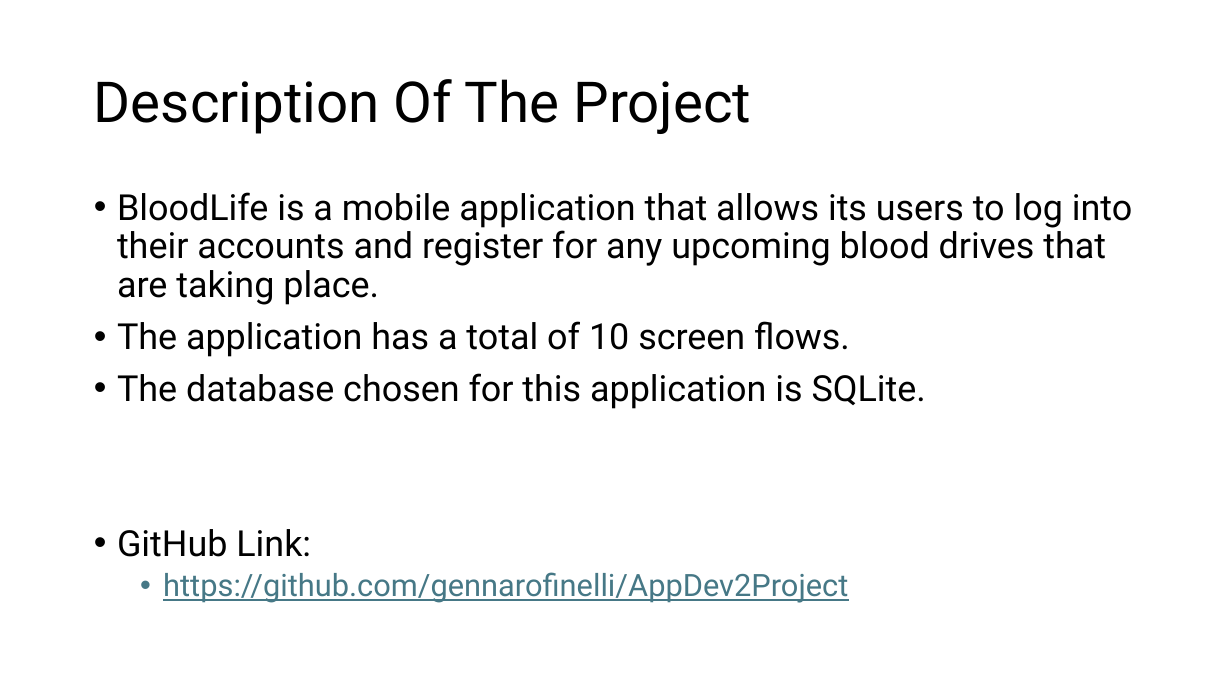
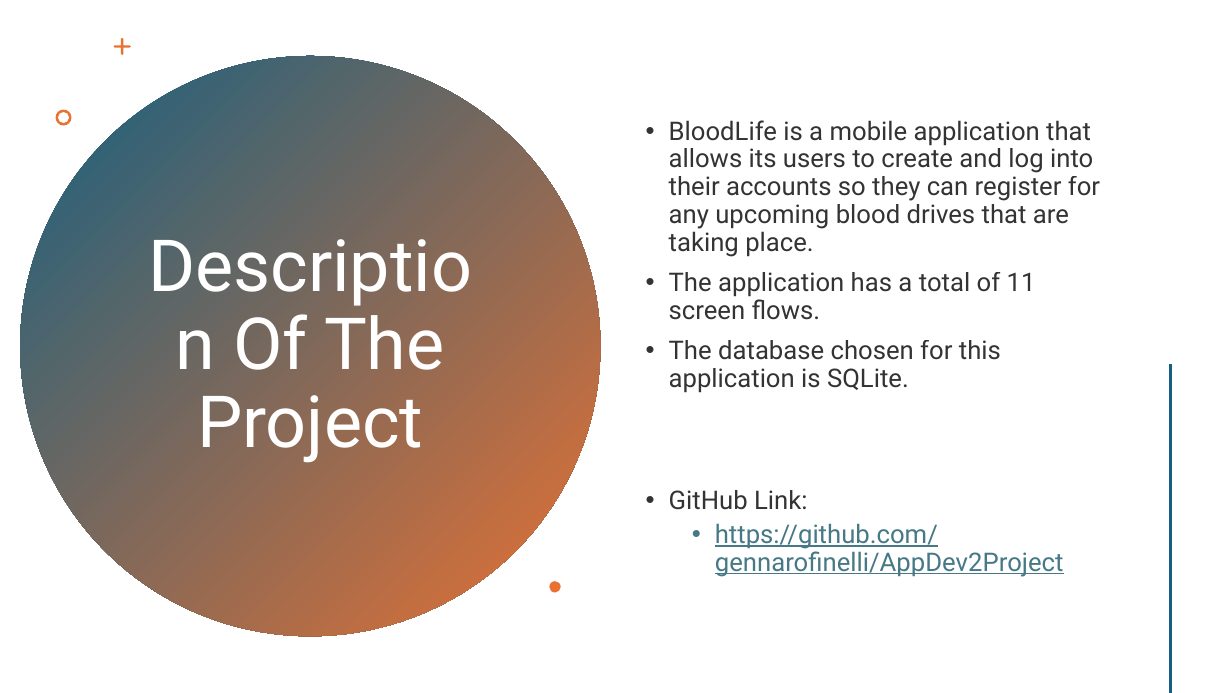
Before and after one commit to gennarofinelli/AppDev2Project, a slide deck: slide 2 of BloodLife Presentation.pptx. Drawn at 1232x693 pixels with LibreOffice and Linux fonts; fonts in the diff are those of the drawing. Boxes give left, top, right and bottom in pixels: in the first picture for what was removed or moved away, otherwise in the second. Text is boxed around its words. In the diff, an @@ line names an element or a change of style, - is before the commit and + after.

Commit message:
updated the powerpoint

```diff
--- a/BloodLife Presentation.pptx
+++ b/BloodLife Presentation.pptx
@@ ellipse added at [20, 56, 601, 637], fill gradient #156082 to #E97132 @@
@@ freeform shape added at [114, 38, 131, 55], fill #E97132 @@
@@ text "BloodLife is a mobile application ...": place and size @@
-text "BloodLife is a mobile application ..." at [117, 192, 1132, 603]
+text "BloodLife is a mobile application ..." at [669, 120, 1100, 577]
@@ text "BloodLife is a mobile application ..." at [669, 120, 1100, 577]: vertical alignment top to middle @@
@@ freeform shape added at [55, 110, 71, 126], fill #E97132 @@
@@ title "Description Of The Project": place and size @@
-title "Description Of The Project" at [94, 79, 752, 134]
+title "Description Of The Project" at [197, 303, 444, 463]
@@ title "Description Of The Project" at [197, 303, 444, 463]: size 44 to 56 pt, text colour #000000 to #FFFFFF; alignment left to centre @@
@@ text at [669, 120, 1100, 320]: text changed; size 28 to 20 pt; text colour #000000 to #000000 at 80% opacity @@
-• BloodLife is a mobile application that allows its users to log into their accounts and register for any upcoming blood drives that are taking place.
-• The application has a total of 10 screen flows.
+• BloodLife is a mobile application that allows its users to create and log into their accounts so they can register for any upcoming blood drives that are taking place.
+• The application has a total of 11 screen flows.
@@ text at [669, 340, 1064, 577]: size 28 to 20 pt, text colour #000000 to #000000 at 80% opacity in "The database chosen for this application is ...", "GitHub Link:"; size 24 to 20 pt in "https://github.com/gennarofinelli/AppDev2Project" @@
@@ line added from (1171, 365) to (1171, 692), #E97132 2 pt @@
@@ freeform shape added at [550, 581, 561, 592], fill #E97132 @@
```
Also in this commit, not shown: 11 other slides changed, 1 slide added.
